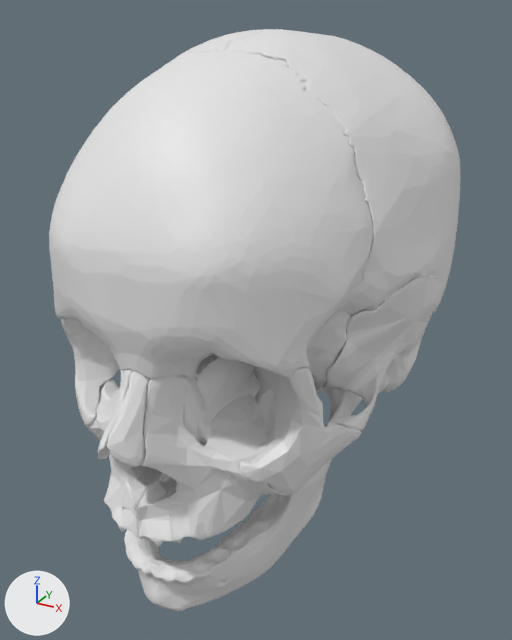
Before and after pictures for a commit that changed the glTF model public/anatomia/skull.glb.
The view is the same before and after, from a 50 mm camera at (1.28, -2.36, 1.07) aimed at (0.04, -0.09, -0.07). Arrows for +X, +Y and +Z are at lower left; the lights stay in place. The first picture is the older version.

The older version as bpy lines, for what is in view:
```python
me_cigomatico__r = bpy.data.meshes.new('cigomatico__R')
me_cigomatico__r.from_pydata(...)  # 675 vertices, 1346 faces; spans x -0.596..-0.303, y -0.699..-0.329, z -0.45..0.072
me_lagrimal__l = bpy.data.meshes.new('lagrimal__L')
me_lagrimal__l.from_pydata(...)  # 278 vertices, 552 faces; spans x 0.074..0.173, y -0.73..-0.6, z -0.29..-0.019
me_parietal__l = bpy.data.meshes.new('parietal__L')
me_parietal__l.from_pydata(...)  # 5718 vertices, 11432 faces; spans x -0.067..0.704, y -0.422..0.945, z -0.104..1.0
ob_cigomatico__r = bpy.data.objects.new('cigomatico__R', me_cigomatico__r)
ob_cigomatico__r.location = (0.0, 0.0, 0.0)
ob_lagrimal__l = bpy.data.objects.new('lagrimal__L', me_lagrimal__l)
ob_lagrimal__l.location = (0.0, 0.0, 0.0)
ob_parietal__l = bpy.data.objects.new('parietal__L', me_parietal__l)
ob_parietal__l.location = (0.0, 0.0, 0.0)
# also in view: 'maxilar__R' at (-0.22, -0.65, -0.28); 'frontal' at (0.0, -0.52, 0.43); 'etmoides' at (0.0, -0.53, -0.13); 'mandibula' at (0.0, -0.42, -0.61); 'temporal__L' at (0.4, 0.02, -0.14)
```
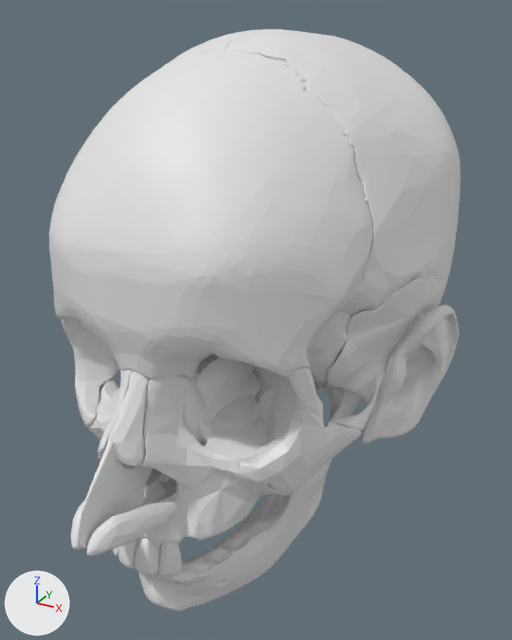
Where the change shows, as pixel boxes (x1, y1, x2, y2) in the pictures (512 x 640 px):
'oreja', added
    after: (362, 305, 459, 444)
'cartilago_septal', added
    after: (77, 441, 152, 548)
'cartilago_alar', added
    after: (71, 500, 177, 556)
'incisivos', added
    after: (112, 537, 182, 583)
'maxilar__R', unchanged, covered by the edit
    before: (87, 370, 162, 538)
    after: (87, 370, 162, 511)

The edits, one by one:
Mesh me_incisivos is new.
It has 1513 vertices, 2992 faces and spans x -0.151..0.152, y -0.903..-0.688, z -0.94..-0.45.
Mesh me_cartilago_alar is new.
It has 394 vertices, 780 faces and spans x -0.134..0.137, y -1.131..-0.804, z -0.495..-0.356.
Mesh me_cartilago_septal is new.
It has 209 vertices, 414 faces and spans x -0.021..0.022, y -1.136..-0.733, z -0.464..-0.15.
Mesh me_oreja is new.
It has 1453 vertices, 2910 faces and spans x -0.78..0.78, y -0.16..0.18, z -0.46..0.07.
Object 'incisivos' (ob_incisivos) is new; it shows me_incisivos.
Its location is (0.0, 0.0, 0.0).
Object 'cartilago_alar' (ob_cartilago_alar) is new; it shows me_cartilago_alar.
Its location is (0.0, 0.0, 0.0).
Object 'cartilago_septal' (ob_cartilago_septal) is new; it shows me_cartilago_septal.
Its location is (0.0, 0.0, 0.0).
Object 'oreja' (ob_oreja) is new; it shows me_oreja.
Its location is (0.0, 0.0, 0.0).
